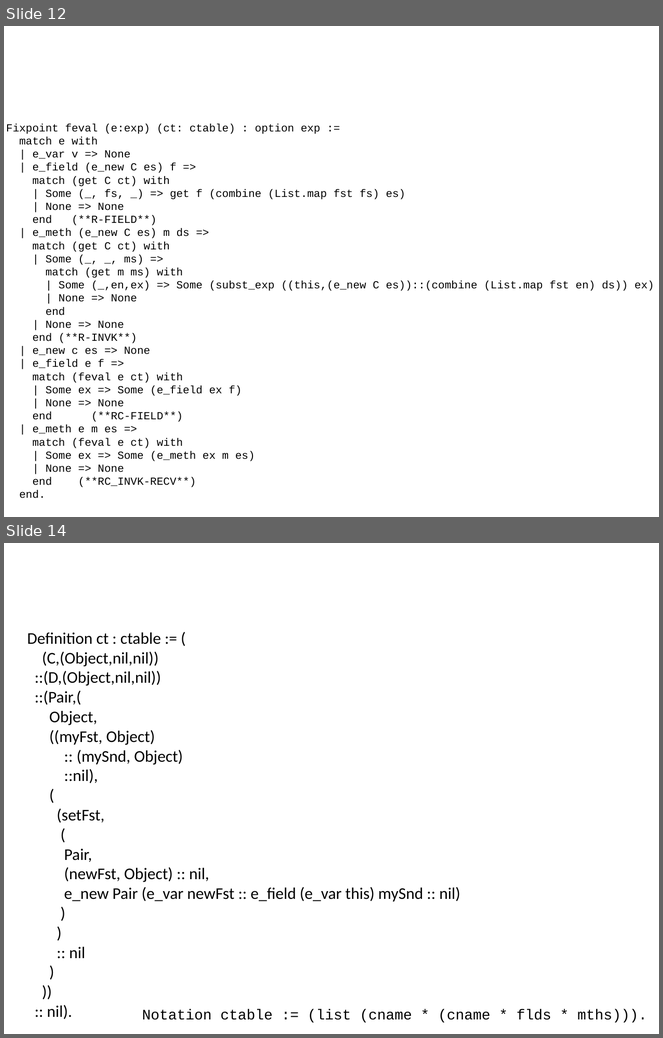
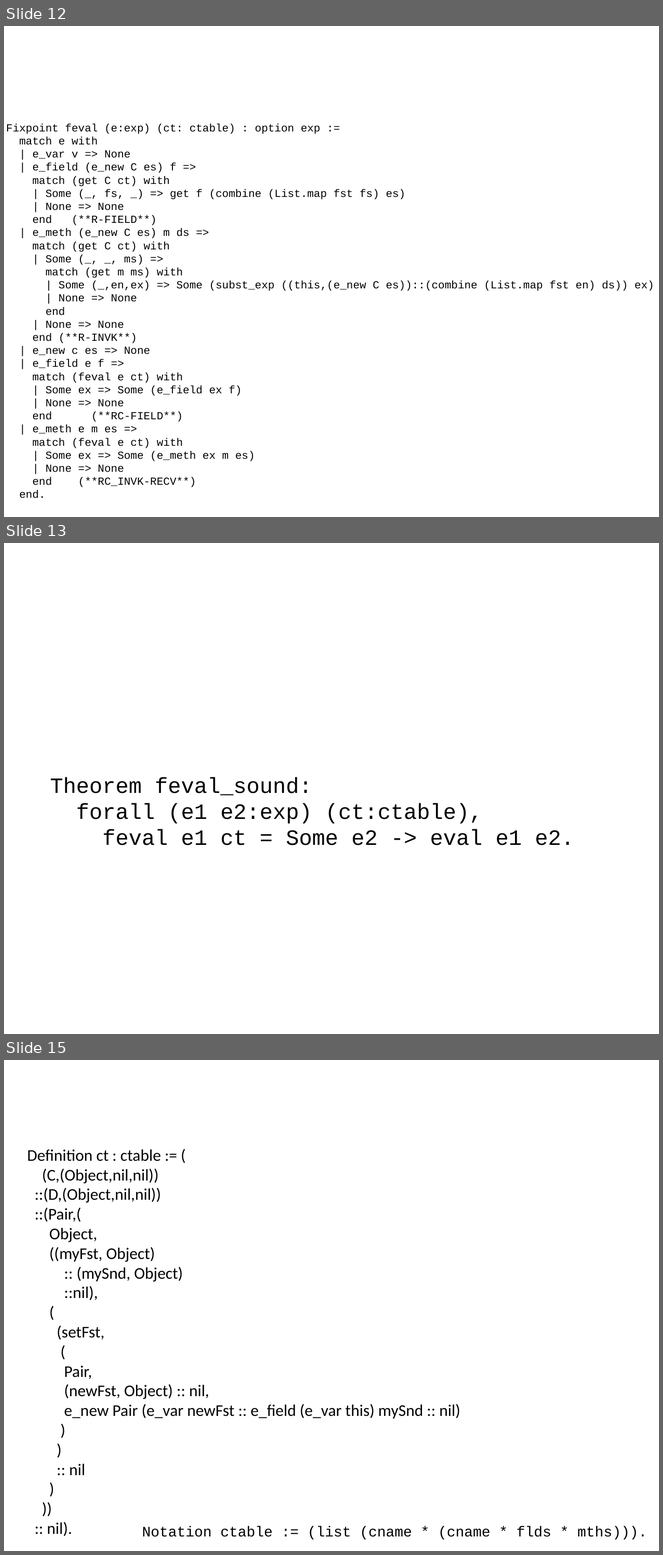
Before and after one commit to tgduckworth/FeatherEvaluator, a slide deck: Document/Presentation.pptx. Shown one above the other, each under a label of ours: slides 12 and 14 before the commit, slides 12, 13 and 15 after it; the slides between them are not shown. The pictures are 663x1038 and 663x1555 pixels, drawn with LibreOffice and Linux fonts; fonts in the diff are those of the drawing; background and template pictures are left out. Boxes give left, top, right and bottom in pixels: in the first picture for what was removed or moved away, otherwise in the second. Text is boxed around its words. In the diff, an @@ line names an element or a change of style, - is before the commit and + after.

Commit message:
Changes to the presentation, minor changes to the theorem statement.

```diff
--- a/Document/Presentation.pptx
+++ b/Document/Presentation.pptx
@@ slide 13 added at <box>4,543,659,1034</box>, background picture (left out) @@
@@ title added at <box>149,550,526,596</box>, 39.6 pt, text #FFFFFF @@
+Theorem Statement
@@ text added at <box>50,777,574,846</box>, 24 pt, text #000000 @@
+Theorem feval_sound:
+forall (e1 e2:exp) (ct:ctable),
+feval e1 ct = Some e2 -> eval e1 e2.
@@ what was slide 14 is now slide 15 @@
```
Also in this commit, not shown: 3 slides changed, 1 other file.
